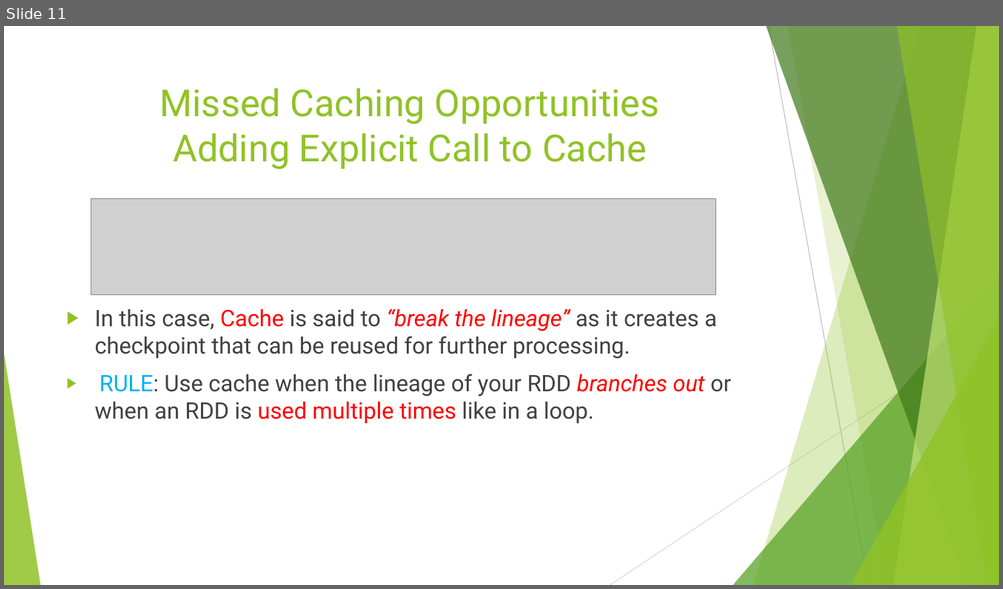
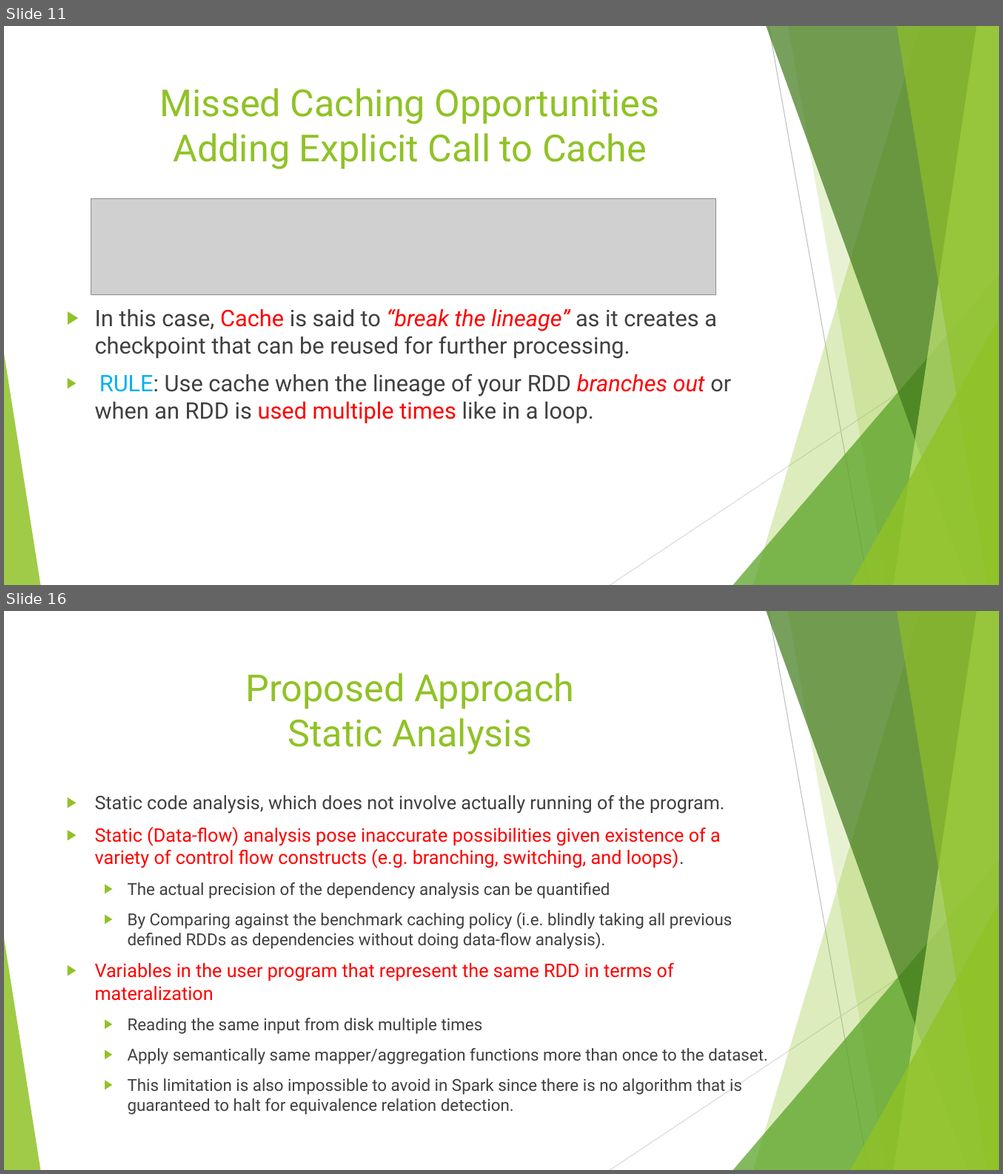
Before and after one commit to ahmedcs/COMP6611B, a slide deck: COMP6611B-Final-Presentation.pptx. Shown one above the other, each under a label of ours: slide 11 before the commit, slides 11 and 16 after it; the slides between them are not shown. The pictures are 1003x589 and 1003x1174 pixels, drawn with LibreOffice and Linux fonts; fonts in the diff are those of the drawing; grey boxes stand for pictures. Boxes give left, top, right and bottom in pixels: in the first picture for what was removed or moved away, otherwise in the second. Text is boxed around its words. In the diff, an @@ line names an element or a change of style, - is before the commit and + after.

```diff
--- a/COMP6611B-Final-Presentation.pptx
+++ b/COMP6611B-Final-Presentation.pptx
@@ slide 16 added at box(4, 611, 999, 1170), background #FFFFFF; not listed: 10 template elements that a slide beside it also shows @@
@@ title added at box(245, 673, 574, 755), 36 pt, text #90C226 @@
+Proposed Approach
+Static Analysis
@@ text added at box(95, 795, 768, 1115), 16 pt, text #404040 @@
+▶ Static code analysis, which does not involve actually running of the program.
+▶ Static (Data-flow) analysis pose inaccurate possibilities given existence of a variety of control flow constructs (e.g. branching, switching, and loops).
+  ▶ The actual precision of the dependency analysis can be quantified
+  ▶ By Comparing against the benchmark caching policy (i.e. blindly taking all previous defined RDDs as dependencies without doing data-flow analysis).
+▶ Variables in the user program that represent the same RDD in terms of materalization
+  ▶ Reading the same input from disk multiple times
+  ▶ Apply semantically same mapper/aggregation functions more than once to the dataset.
+  ▶ This limitation is also impossible to avoid in Spark since there is no algorithm that is guaranteed to halt for equivalence relation detection.
```
Also in this commit, not shown: 2 slides changed, 8 other slides added.
